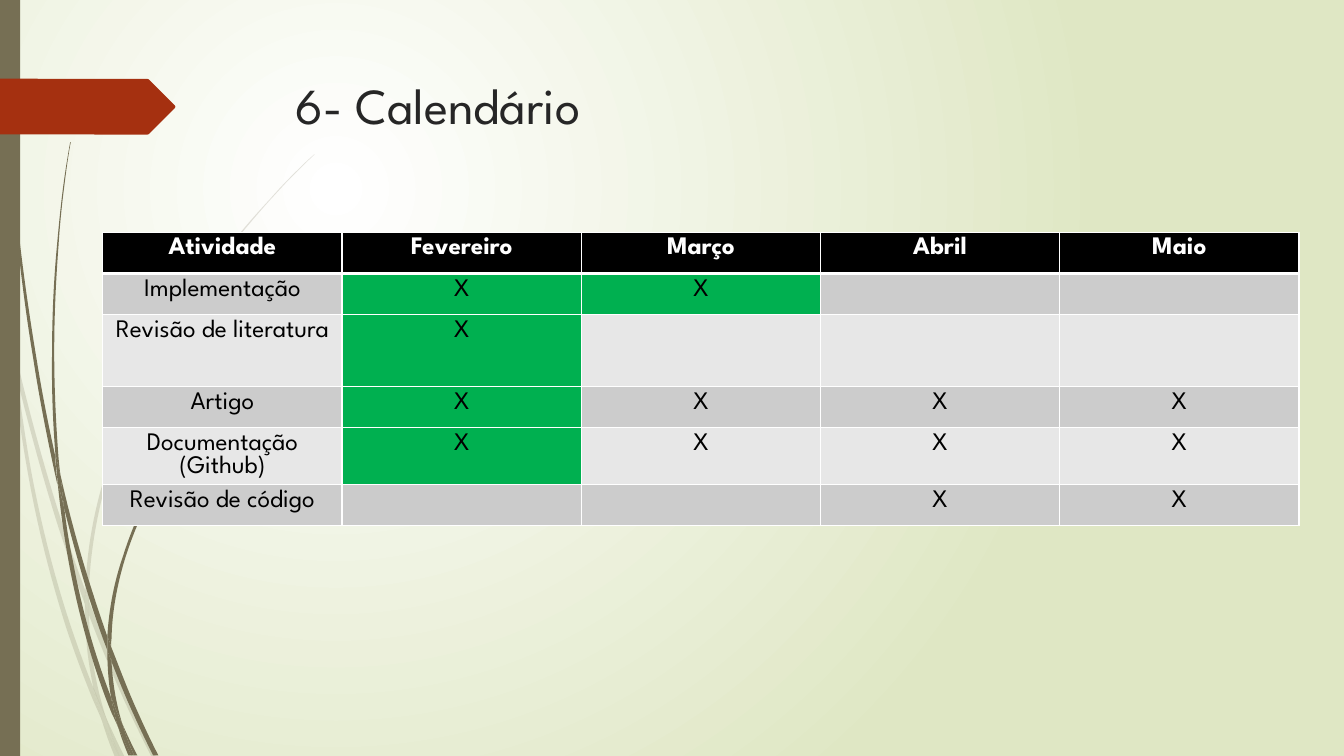
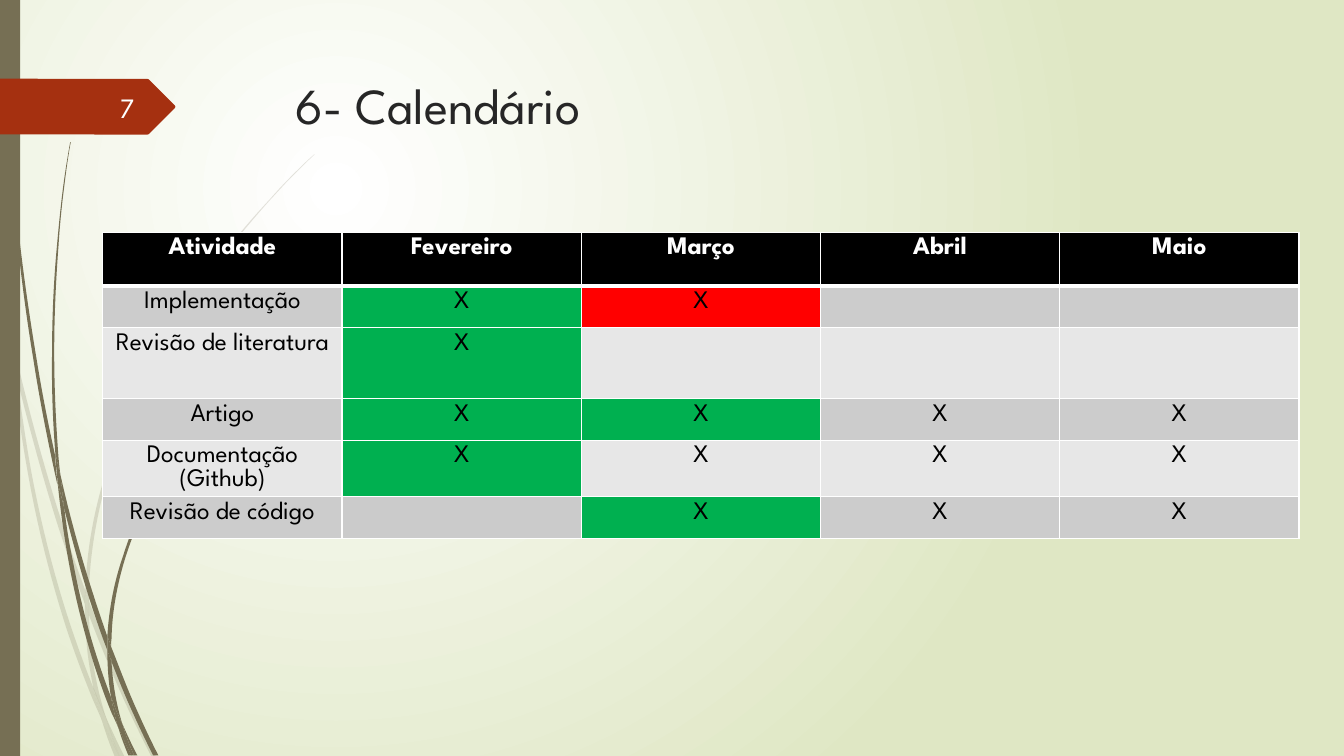
Before and after one commit to TavaresCarlos/TCC, a slide deck: slide 7 of apresentação-do-sistema/apresentação-02.pptx (slide 6 before the commit). Drawn at 1344x756 pixels with LibreOffice and Linux fonts; fonts in the diff are those of the drawing. Boxes give left, top, right and bottom in pixels: in the first picture for what was removed or moved away, otherwise in the second. Text is boxed around its words. In the diff, an @@ line names an element or a change of style, - is before the commit and + after.

```diff
--- a/apresentação-do-sistema/apresentação-02.pptx
+++ b/apresentação-do-sistema/apresentação-02.pptx
@@ page number added at [120, 99, 134, 118], 20 pt, text #FEFFFF @@
+7
@@ table at [103, 232, 1298, 582] @@
-row 6, column 3: 
+row 6, column 3: X
@@ fill #00B050 to #FF0000 in row 2, column 3 @@
@@ fill #CCCCCC to #00B050 in 2 cells @@
```
Also in this commit, not shown: 6 other slides changed, 1 slide added, 12 other files.
